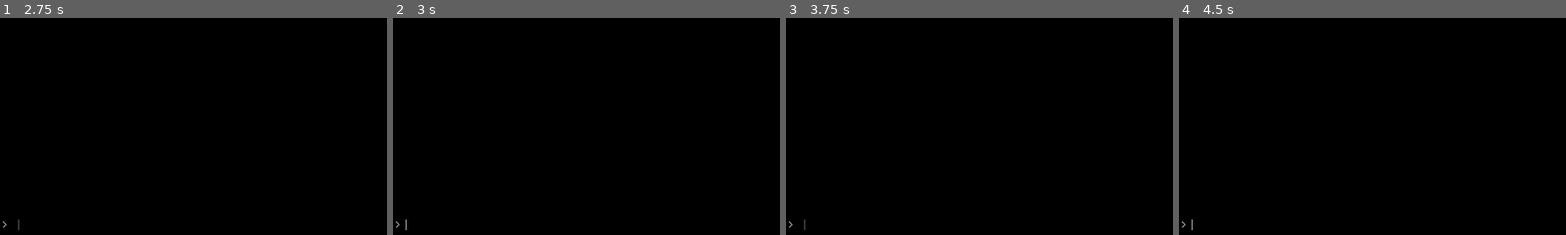
Above: before the commit, frames 1-4 (left to right).
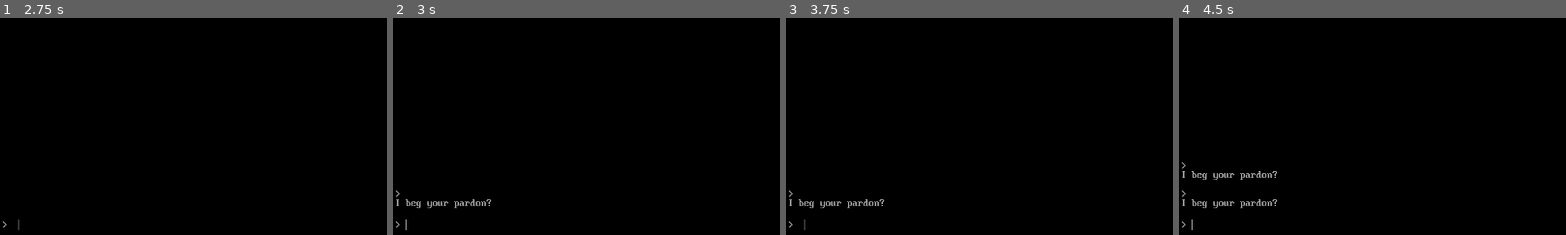
Above: after the commit, the same moments.

Repository: Drakmyth/zork-godot
Game: Godot game, scene res://ui/Game.tscn
Same seed, same stepped clock (60 frames per second), same inputs: the game is played once before the commit and once after it.
Inputs (mouse positions are % of the whole screen's width and height, from its top left):
- Up to frame 1 (2.75 s): click (51, 98) at 0.52 s; type "12" at 0.6 s; tap Enter at 1.25 s; tap Space at 2 s
- Up to frame 2 (3 s): tap Enter at 2.75 s
- Up to frame 3 (3.75 s): tap Space at 3.5 s
- Up to frame 4 (4.5 s): tap Enter at 4.25 s
The pictures show only the part of the screen within x 0-50%, y 50-100%; the shares and areas given below are measured in that part.

Frame 1 is identical in both runs. In frame 2, 0.4% of the frame differs, in the area x 0-26%, y 79-88%; in frame 3, 0.4%; in frame 4, 0.7%, in the area x 0-26%, y 66-88%.

Commit message:
Only display input once for chained commands.

Diff:
--- a/managers/CommandParser.gd
+++ b/managers/CommandParser.gd
@@ -4,6 +4,7 @@
 
 
 func parse_input(input: String, player: Player) -> Array[Command]:
+	if input.is_empty(): return []
 
 	print("Raw input: %s" % input)
 
@@ -18,11 +19,6 @@
 	var tokens: Array = Array(input.split(" ", KEEP_EMPTY_TOKENS)).map(func(word): return Vocabulary.resolve(word))
 
 	print("Processed input: %s" % " ".join(tokens))
-
-	# No input, no command
-	if len(tokens) == 0:
-		print("I beg your pardon?")
-		return []
 
 	var commands = [] as Array[Command]
 
--- a/ui/Game.gd
+++ b/ui/Game.gd
@@ -9,7 +9,14 @@
 	print(player.get_room().describe())
 
 func _on_Prompt_command_submitted(new_text: String) -> void:
+	# No input, no command
+	if new_text.is_empty():
+		$Margin/Layout/ResponseHistory.add_response(" ", "I beg your pardon?")
+		return
+
 	var commands = $CommandParser.parse_input(new_text, player)
+
+	var display_input = new_text
 	for command in commands:
 		print("Command: %s\n" % command.as_string())
 		var real_command = Vocabulary.get_command(command.verb)
@@ -31,4 +38,5 @@
 			if response != "":
 				break
 
-		$Margin/Layout/ResponseHistory.add_response(new_text, response)
+		$Margin/Layout/ResponseHistory.add_response(display_input, response)
+		display_input = ""
--- a/ui/Prompt.gd
+++ b/ui/Prompt.gd
@@ -8,5 +8,5 @@
 	$Layout/PromptInput.grab_focus()
 
 func _on_PromptInput_text_submitted(new_text: String) -> void:
-	command_submitted.emit(new_text)
+	command_submitted.emit(new_text.strip_edges())
 	$Layout/PromptInput.clear()
--- a/ui/Response.gd
+++ b/ui/Response.gd
@@ -8,6 +8,9 @@
 	input = input_text
 	$Layout/Prompt.text = input_text
 
+	if input_text == "":
+		$Layout.visible = false
+
 func _set_response(response_text: String):
 	response = response_text
 	$ResponseText.text = response_text
